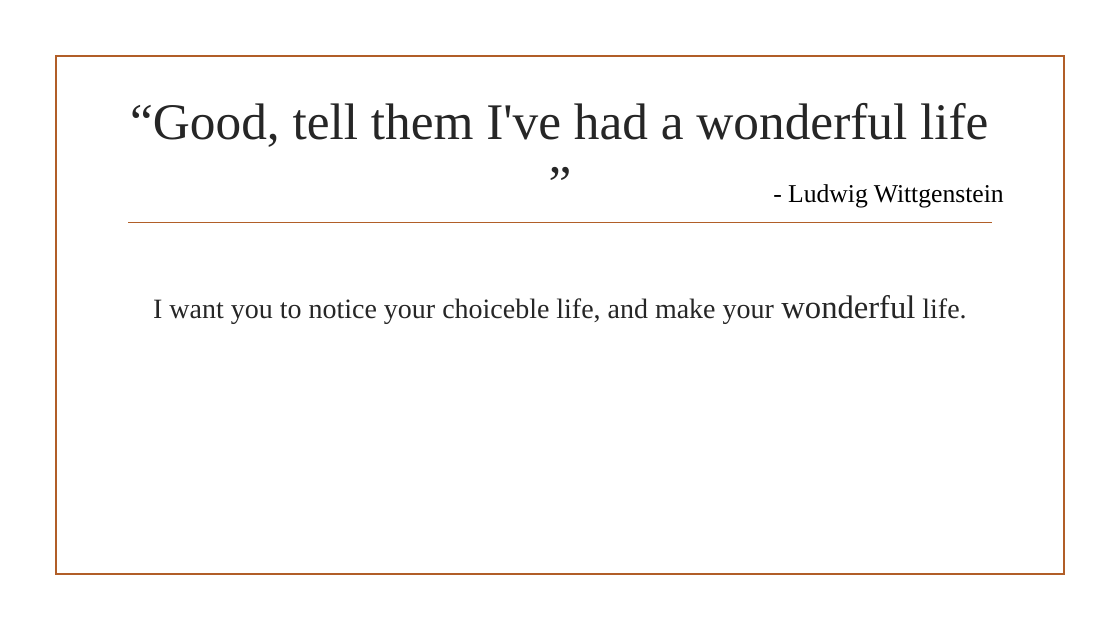
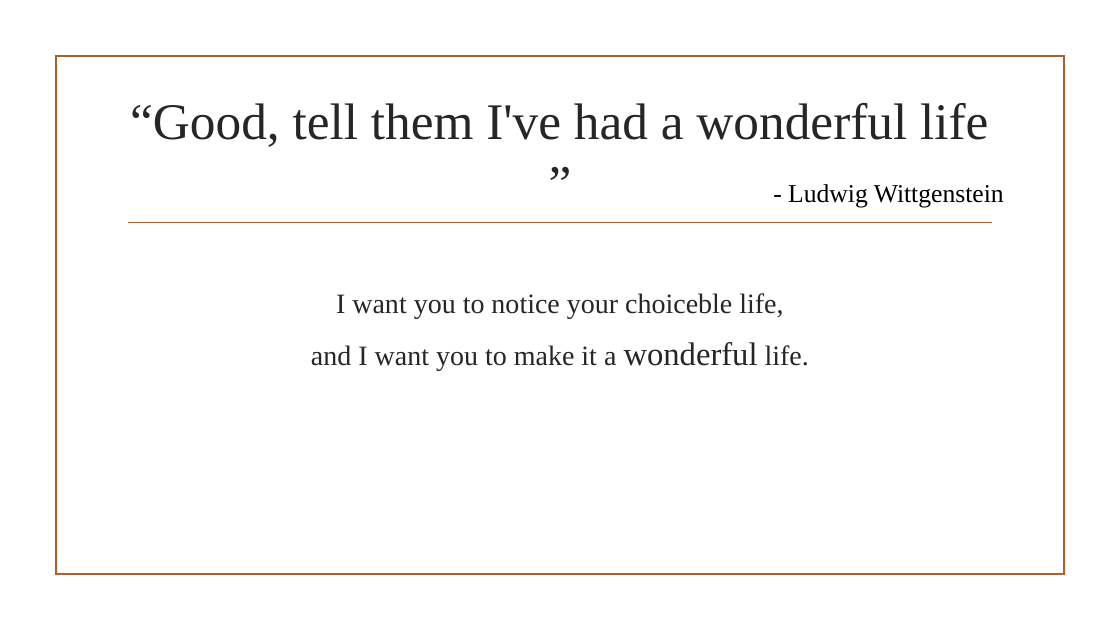
Before and after one commit to realette/back_up_files, a slide deck: slide 6 of Do choose and do exist.pptx (slide 7 before the commit). Drawn at 1120x630 pixels with LibreOffice and Linux fonts; fonts in the diff are those of the drawing; background and template pictures are left out. Boxes give left, top, right and bottom in pixels: in the first picture for what was removed or moved away, otherwise in the second. Text is boxed around its words. In the diff, an @@ line names an element or a change of style, - is before the commit and + after.

```diff
--- a/Do choose and do exist.pptx
+++ b/Do choose and do exist.pptx
@@ text at bbox=[311, 293, 809, 370]: text changed @@
-I want you to notice your choiceble life, and make your wonderful life.
+I want you to notice your choiceble life,
+and I want you to make it a wonderful life.
```
Also in this commit, not shown: 5 other slides changed, 1 slide removed.
